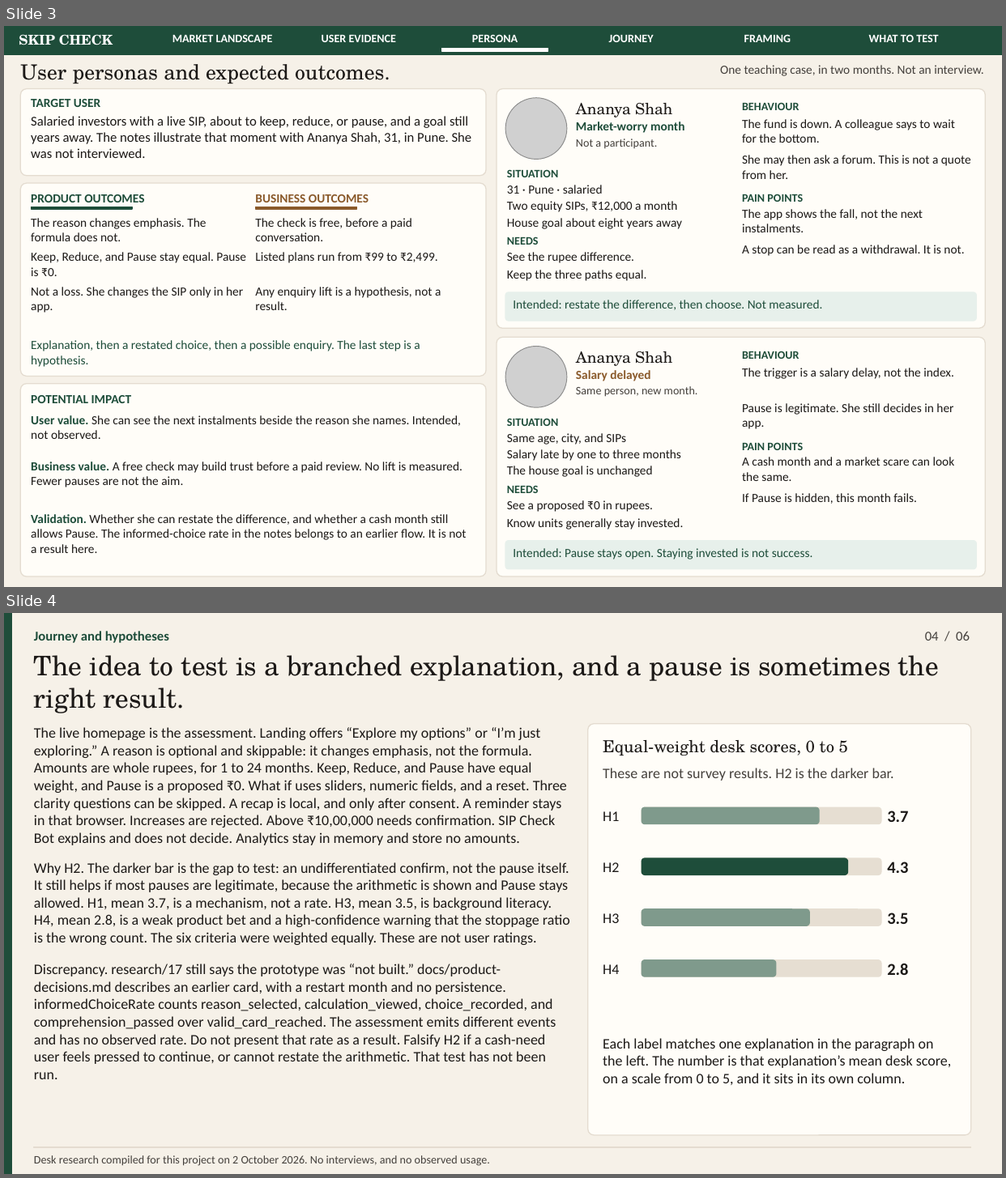
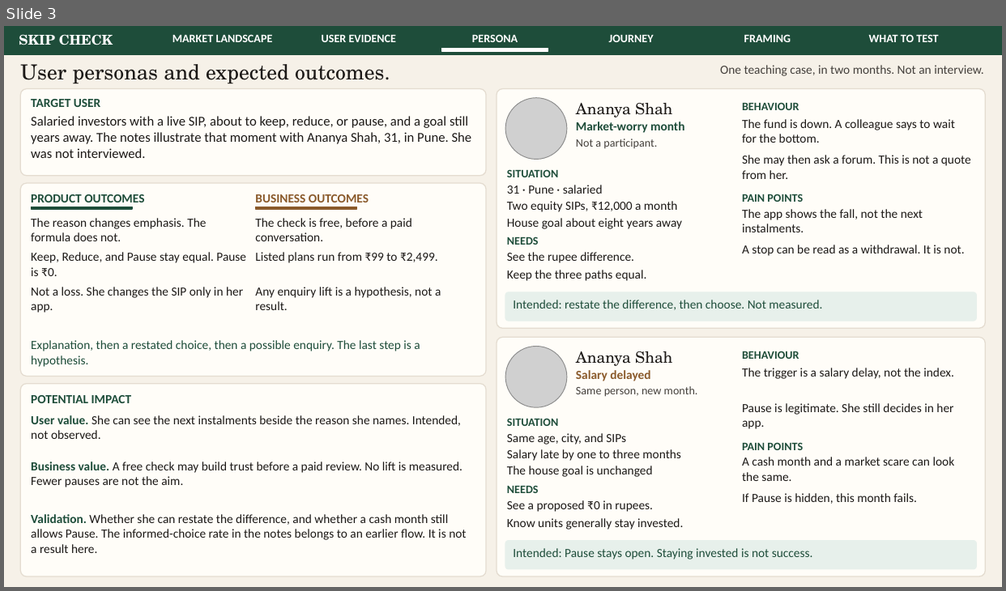
Before and after one commit to parthkapoor2402/finlit-ventures, a slide deck: presentation/out/finlit-skip-check-strategy.pptx. Shown one above the other, each under a label of ours: slides 3 and 4 before the commit, slide 3 after it. The pictures are 1006x1178 and 1006x591 pixels, drawn with LibreOffice and Linux fonts; fonts in the diff are those of the drawing; grey boxes stand for pictures. Boxes give left, top, right and bottom in pixels: in the first picture for what was removed or moved away, otherwise in the second. Text is boxed around its words. In the diff, an @@ line names an element or a change of style, - is before the commit and + after.

```diff
--- a/presentation/out/finlit-skip-check-strategy.pptx
+++ b/presentation/out/finlit-skip-check-strategy.pptx
@@ slide 4 removed at (4,613,1002,1174), background #F6F1E8 @@
@@ rectangle removed at (4,613,11,1174) @@
@@ text removed at (34,631,169,643) @@
-Journey and hypotheses
@@ text removed at (925,631,970,641) @@
-04 / 06
@@ text removed at (34,655,939,713) @@
-The idea to test is a branched explanation, and a pause is sometimes the right result.
@@ text removed at (34,727,567,845) @@
-The live homepage is the assessment. Landing offers “Explore my options” or “I’m just exploring.” A reason is optional and skippable: it changes emphasis, not the formula. Amounts are whole rupees, for 1 to 24 months. Keep, Reduce, and Pause have equal weight, and Pause is a proposed ₹0. What if uses sliders, numeric fields, and a reset. Three clarity questions can be skipped. A recap is local, and only after consent. A reminder stays in that browser. Increases are rejected. Above ₹10,00,000 needs confirmation. SIP Check Bot explains and does not decide. Analytics stay in memory and store no amounts.
@@ rounded rectangle removed at (588,724,971,1135) @@
@@ text removed at (603,740,848,756) @@
-Equal-weight desk scores, 0 to 5
@@ text removed at (603,768,894,781) @@
-These are not survey results. H2 is the darker bar.
@@ text removed at (603,811,619,821) @@
-H1
@@ rounded rectangle removed at (641,807,881,824) @@
@@ rounded rectangle removed at (641,807,819,824) @@
@@ text removed at (887,811,908,822) @@
-3.7
@@ text removed at (34,862,570,945) @@
-Why H2. The darker bar is the gap to test: an undifferentiated confirm, not the pause itself. It still helps if most pauses are legitimate, because the arithmetic is shown and Pause stays allowed. H1, mean 3.7, is a mechanism, not a rate. H3, mean 3.5, is background literacy. H4, mean 2.8, is a weak product bet and a high-confidence warning that the stoppage ratio is the wrong count. The six criteria were weighted equally. These are not user ratings.
@@ text removed at (603,862,619,872) @@
-H2
@@ rounded rectangle removed at (641,858,881,875) @@
@@ rounded rectangle removed at (641,858,848,875) @@
@@ text removed at (887,862,908,873) @@
-4.3
@@ text removed at (603,914,619,923) @@
-H3
@@ rounded rectangle removed at (641,909,881,926) @@
@@ rounded rectangle removed at (641,909,809,926) @@
@@ text removed at (887,913,908,924) @@
-3.5
@@ text removed at (34,964,556,1080) @@
-Discrepancy. research/17 still says the prototype was “not built.” docs/product-decisions.md describes an earlier card, with a restart month and no persistence. informedChoiceRate counts reason_selected, calculation_viewed, choice_recorded, and comprehension_passed over valid_card_reached. The assessment emits different events and has no observed rate. Do not present that rate as a result. Falsify H2 if a cash-need user feels pressed to continue, or cannot restate the arithmetic. That test has not been run.
@@ text removed at (603,965,619,974) @@
-H4
@@ rounded rectangle removed at (641,960,881,977) @@
@@ rounded rectangle removed at (641,960,776,977) @@
@@ text removed at (887,964,908,975) @@
-2.8
@@ text removed at (603,1038,951,1085) @@
-Each label matches one explanation in the paragraph on the left. The number is that explanation’s mean desk score, on a scale from 0 to 5, and it sits in its own column.
@@ rectangle removed at (34,1148,971,1148) @@
@@ text removed at (34,1156,490,1166) @@
-Desk research compiled for this project on 2 October 2026. No interviews, and no observed usage.
```
Also in this commit, not shown: 1 slide added, 4 other files.
